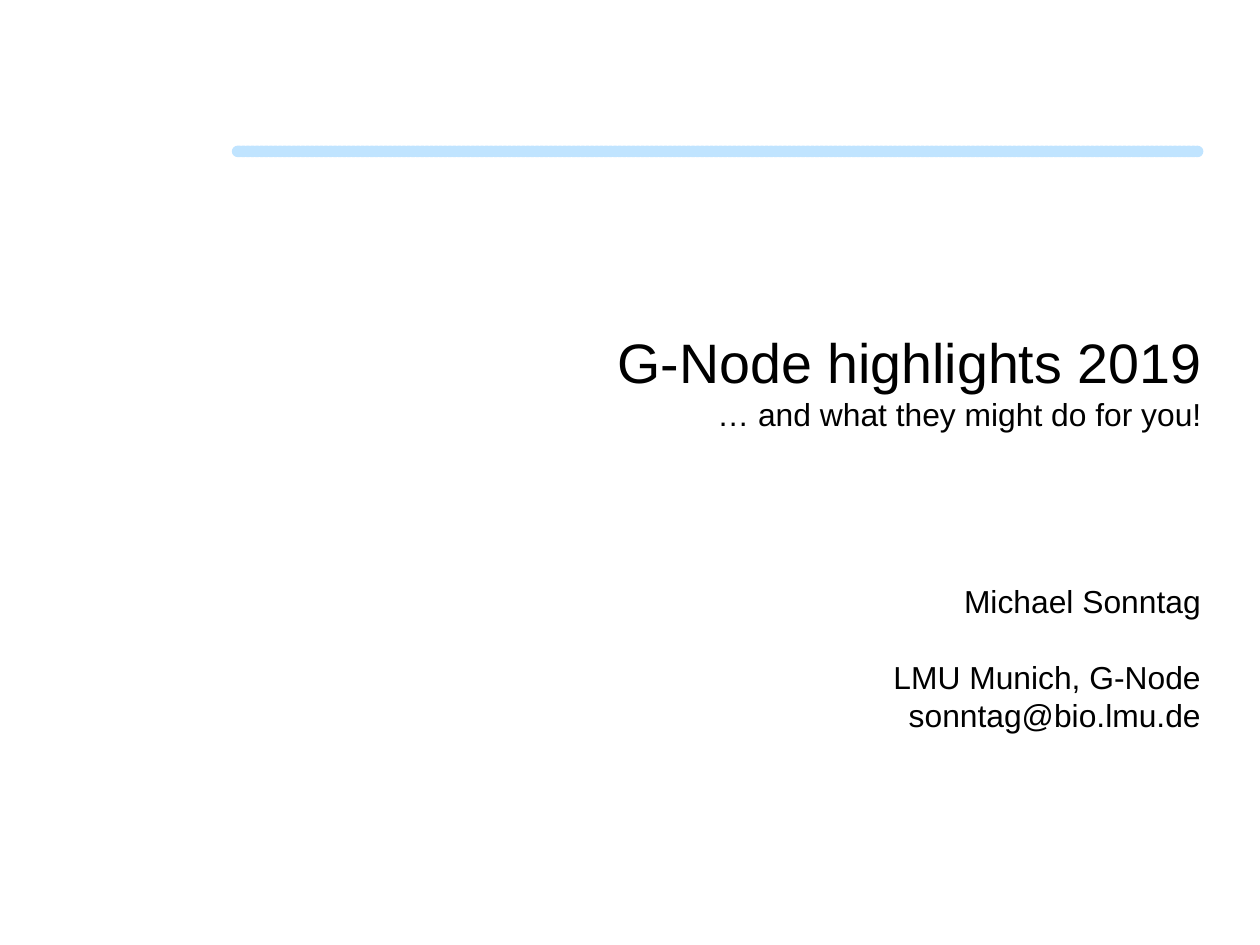
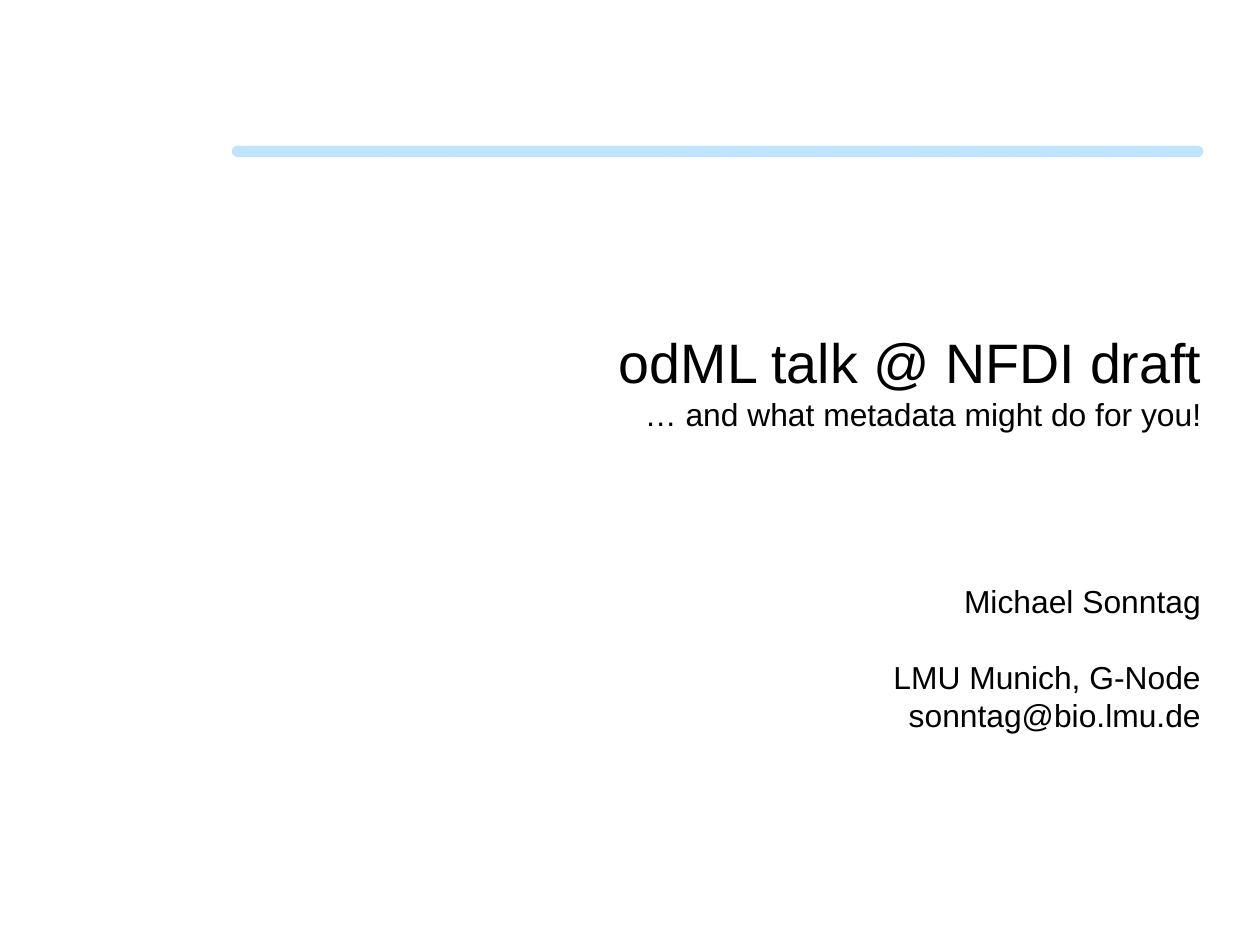
Before and after one commit to mpsonntag/prespost, a slide deck: slide 1 of 202002a_NFDI_MUC/202002_NFDI_MUC_odml.odp. Drawn at 1260x945 pixels with LibreOffice and Linux fonts; fonts in the diff are those of the drawing; background and template pictures are left out. Boxes give left, top, right and bottom in pixels: in the first picture for what was removed or moved away, otherwise in the second. Text is boxed around its words. In the diff, an @@ line names an element or a change of style, - is before the commit and + after.

Commit message:
[202002 NFDI MUC] Update presentation draft

```diff
--- a/202002a_NFDI_MUC/202002_NFDI_MUC_odml.odp
+++ b/202002a_NFDI_MUC/202002_NFDI_MUC_odml.odp
@@ text at <box>619,342,1201,431</box>: text changed @@
-G-Node highlights 2019
-… and what they might do for you!
+odML talk @ NFDI draft
+… and what metadata might do for you!
```
